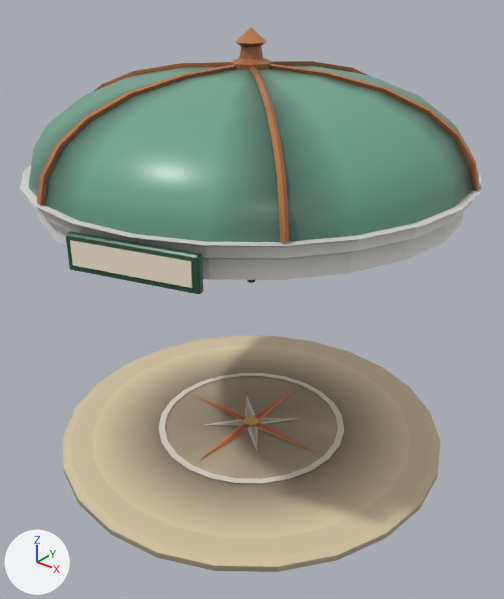
The glTF model client/assets/plaza3/pav_sunset.glb as it was, and as the next commit left it.
Camera for both pictures: a 50 mm lens placed at (1.85, -2.99, 5.41), pointed at (-2.59, 2.56, 1.96). The axes (+X, +Y, +Z) are drawn at lower left. The lights are the same throughout. The picture after the commit comes second. Vertices at exactly the same position are counted once.

Names of what the first picture shows: 'static_sunset'.
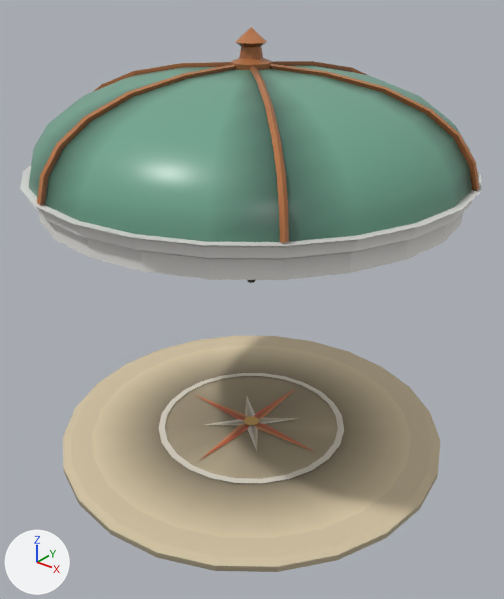
The edits, one by one:
me_static_sunset is used by ob_static_sunset; location (0.0, 0.0, 0.0).
me_static_sunset had 969 vertices, 1642 faces and spanned x -5.14..-0.38, y 0.28..5.14, z 0.0..4.82.
me_static_sunset now has 941 vertices, 1602 faces and spans x -5.14..-0.38, y 0.38..5.14, z 0.0..4.82.
me_static_sunset part 1: the loose piece of 20 vertices spanning x -2.75..-1.54, y 0.28..0.67, z 3.07..3.39 is deleted.
me_static_sunset part 2: the loose piece of 8 vertices spanning x -2.68..-1.59, y 0.28..0.58, z 3.12..3.34 is deleted.
me_static_sunset part 3: 32 kept faces spanning x -3.38..-1.08, y 0.38..1.18, z 3.09..3.44 get new vertex colours; the middle colour goes from light grey #c4c2bf to light grey #e0deda.

Location of each change, (x1, y1, x2, y2) in pixels of the pictures (504 x 599 px):
part 1 of me_static_sunset, deleted: before (66, 231, 203, 294)
part 2 of me_static_sunset, deleted: before (70, 240, 193, 288)
part 3 of me_static_sunset, recoloured (lighter): (59, 221, 247, 280) in both
